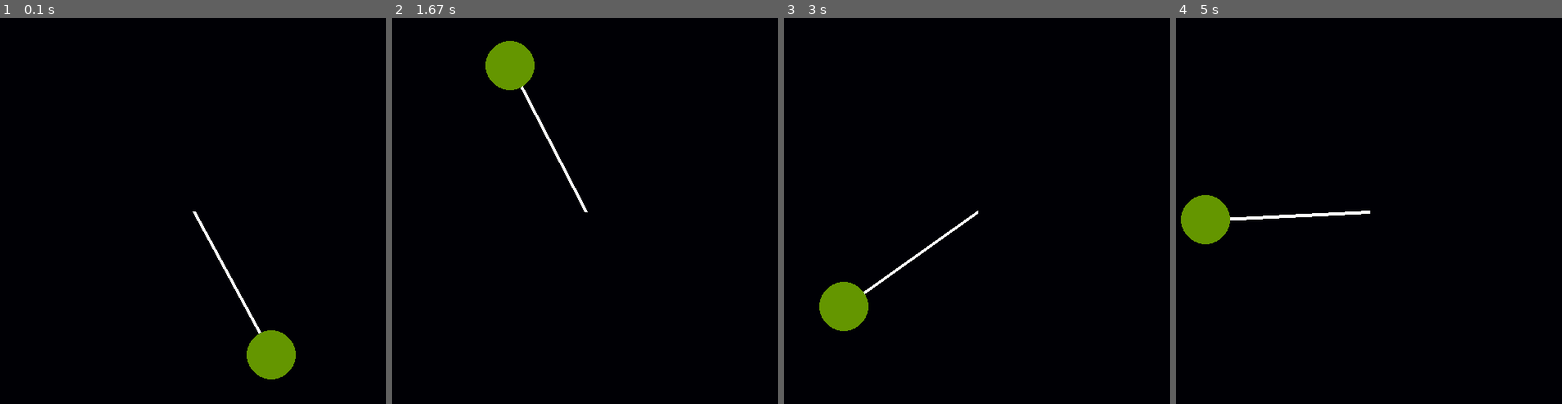
Above: before the commit, frames 1-4 (left to right).
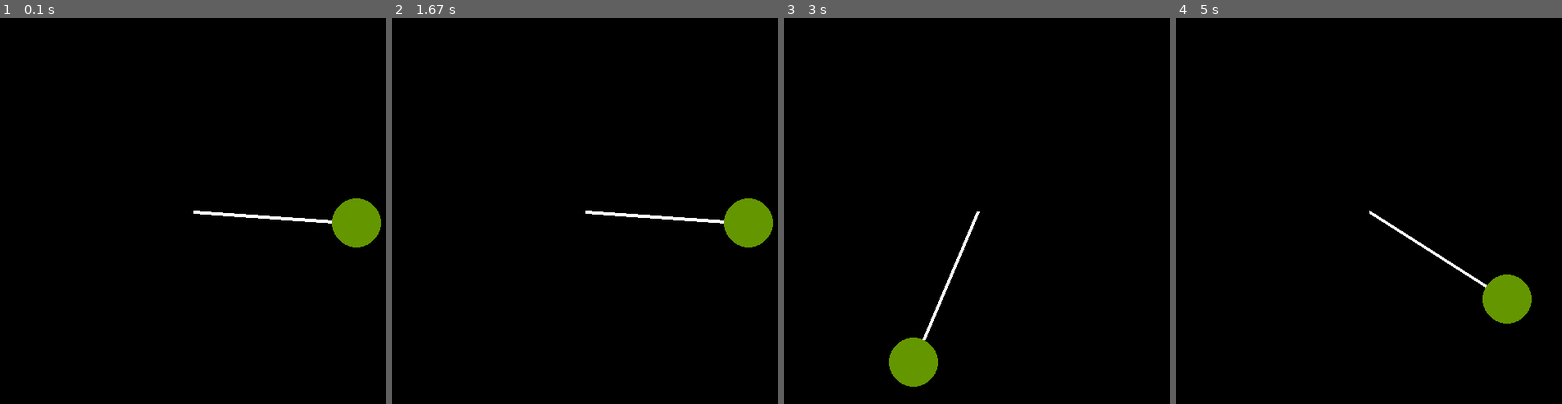
Above: after the commit, the same moments.

Repository: HeatGub/Pygame-playground
Game: pygame game, started from main.py
Two runs of this game, one before a commit and one after it. Both use one fixed random seed, a clock stepped at 60 frames per second and the inputs below.
Inputs:
- Up to frame 1 (0.1 s): no input
- Up to frame 2 (1.67 s): no input
- Up to frame 3 (3 s): no input
- Up to frame 4 (5 s): no input

The runs differ from the first frame. In frame 1, 3.1% of the frame differs, in the area x 49-99%, y 46-94%; in frame 2, 3.1%, in the area x 24-99%, y 5-60%; in frame 3, 3.0%; in frame 4, 3.1%.

Commit message:
simple pendulum motion

Diff:
--- a/main.py
+++ b/main.py
@@ -11,18 +11,32 @@
 font_big = pygame.font.Font('freesansbold.ttf', 50)
 clock = pygame.time.Clock()
 FPS = 60
-circleColor=[100,150,0]
-speed = 0.1
 
 def drawWindow(time):
-    SCREEN.fill([0,0,5])
-    x = WIDTH/2 + 200*np.sin(time*speed)
-    y = HEIGHT/2 + 200*np.cos(time*speed)
-    drawPendulum(WIDTH/2, HEIGHT/2, x, y)
-    pygame.display.update()
-    #pygame.display.flip() #redraws whole screen
+    SCREEN.fill('black')
+    #drawPendulum(WIDTH/2, HEIGHT/2, x, y)
+    drawPendulum(WIDTH/2, HEIGHT/2, 200)
+    #pygame.display.update()
+    pygame.display.flip() #redraws whole screen
 
-def drawPendulum(pivotX, pivotY, x, y):
+circleColor=[100,150,0]
+gravity = 1
+angle = np.pi/2
+angVel = 0
+angAcc = 0
+
+def drawPendulum(pivotX, pivotY, len):
+    global angle
+    global angVel
+    global angAcc
+    force = gravity * np.sin(angle)
+    angAcc = (-1 * force) / len
+    angVel += angAcc
+    angle += angVel
+
+    x = WIDTH/2 + len*np.sin(angle)
+    y = HEIGHT/2 + len*np.cos(angle)
+
     pygame.draw.line(SCREEN, 'white', (pivotX, pivotY), (x, y), 4)
     pygame.draw.circle(SCREEN, circleColor, [x, y], 30)
 
